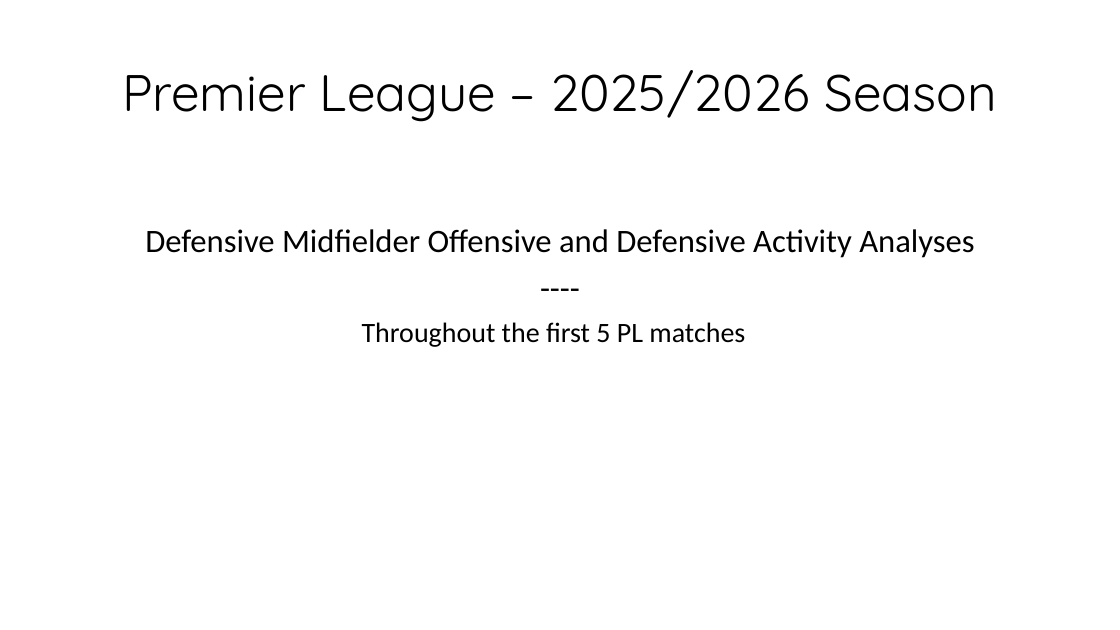
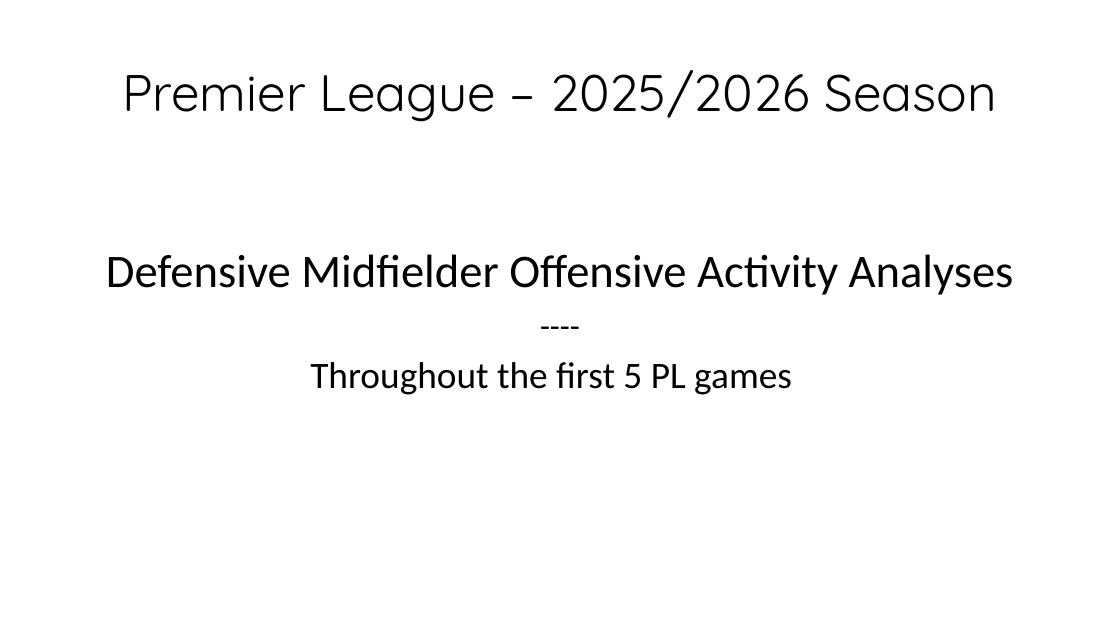
Before and after one commit to YouennMARTIN/Premier-League-Center-Midfielder-Offensive-Activity-Analyses-, a slide deck: slide 1 of Main outcomes.pptx. Drawn at 1120x630 pixels with LibreOffice and Linux fonts; fonts in the diff are those of the drawing. Boxes give left, top, right and bottom in pixels: in the first picture for what was removed or moved away, otherwise in the second. Text is boxed around its words. In the diff, an @@ line names an element or a change of style, - is before the commit and + after.

```diff
--- a/Main outcomes.pptx
+++ b/Main outcomes.pptx
@@ text "Defensive Midfielder Offensive Activity Analyses" at <box>106,254,1014,395</box>: vertical alignment top to middle @@
@@ text at <box>106,254,1014,295</box>: text changed; size 28 to 40 pt @@
-Defensive Midfielder Offensive and Defensive Activity Analyses
+Defensive Midfielder Offensive Activity Analyses
@@ text at <box>310,362,792,395</box>: text changed; size 24 to 32 pt @@
-Throughout the first 5 PL matches
+Throughout the first 5 PL games
```
Also in this commit, not shown: 6 other slides changed, 8 slides added, 11 slides removed.
